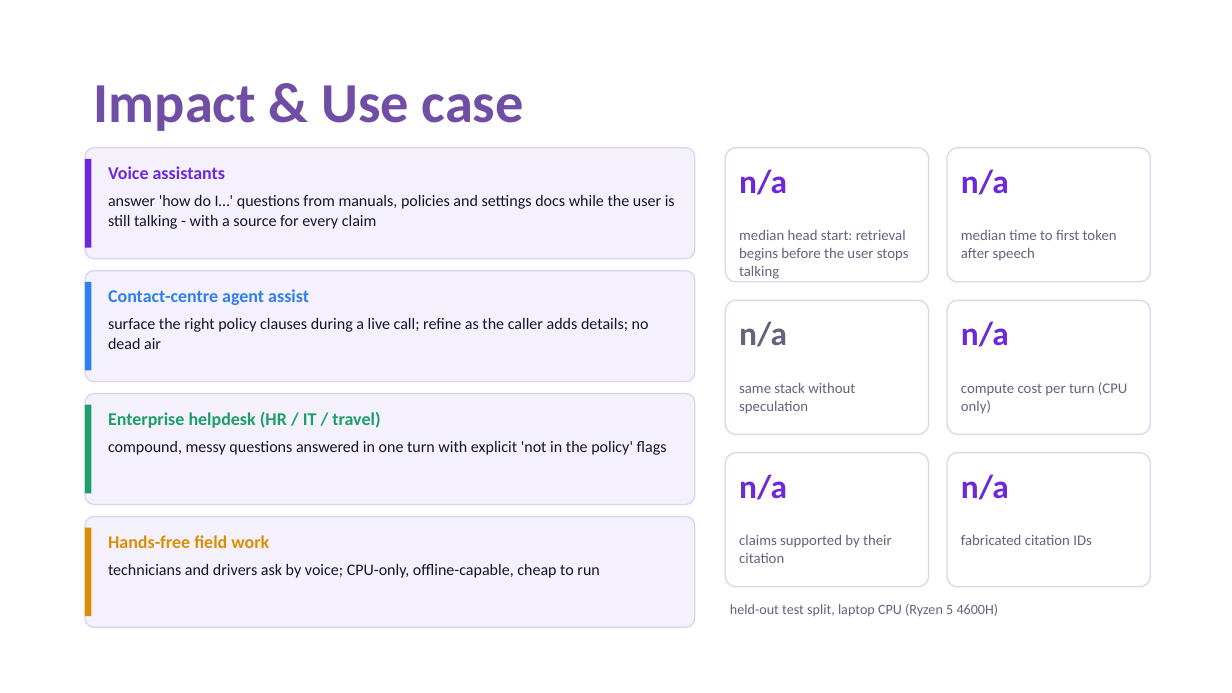
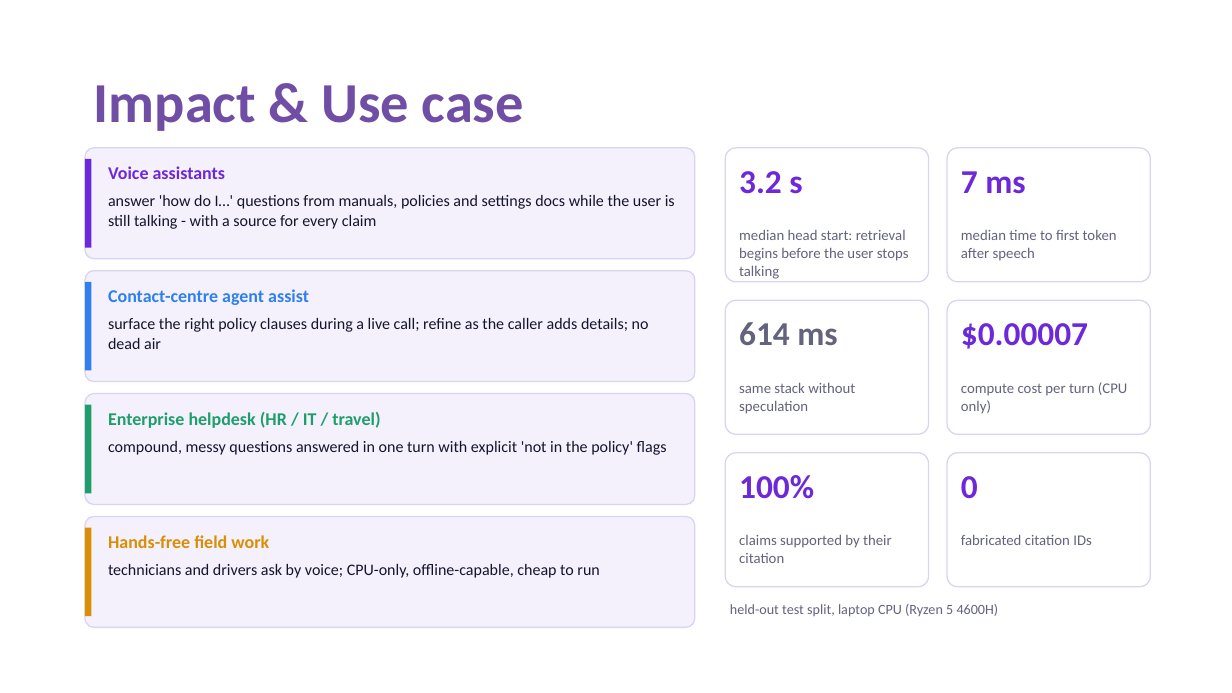
Before and after one commit to abhyuday404/DuplexRAG, a slide deck: slide 7 of submission/VITV_Pokermons_Submission.pptx. Drawn at 1232x693 pixels with LibreOffice and Linux fonts; fonts in the diff are those of the drawing. Boxes give left, top, right and bottom in pixels: in the first picture for what was removed or moved away, otherwise in the second. Text is boxed around its words. In the diff, an @@ line names an element or a change of style, - is before the commit and + after.

```diff
--- a/submission/VITV_Pokermons_Submission.pptx
+++ b/submission/VITV_Pokermons_Submission.pptx
@@ text at (x1=739, y1=171, x2=802, y2=194): text changed @@
-n/a
+3.2 s
@@ text at (x1=961, y1=171, x2=1025, y2=194): text changed @@
-n/a
+7 ms
@@ text at (x1=739, y1=322, x2=837, y2=345): text changed @@
-n/a
+614 ms
@@ text at (x1=961, y1=323, x2=1088, y2=349): text changed @@
-n/a
+$0.00007
@@ text at (x1=739, y1=475, x2=814, y2=499): text changed @@
-n/a
+100%
@@ text at (x1=961, y1=476, x2=978, y2=498): text changed @@
-n/a
+0
```
Also in this commit, not shown: 6 other slides changed, 34 other files.
